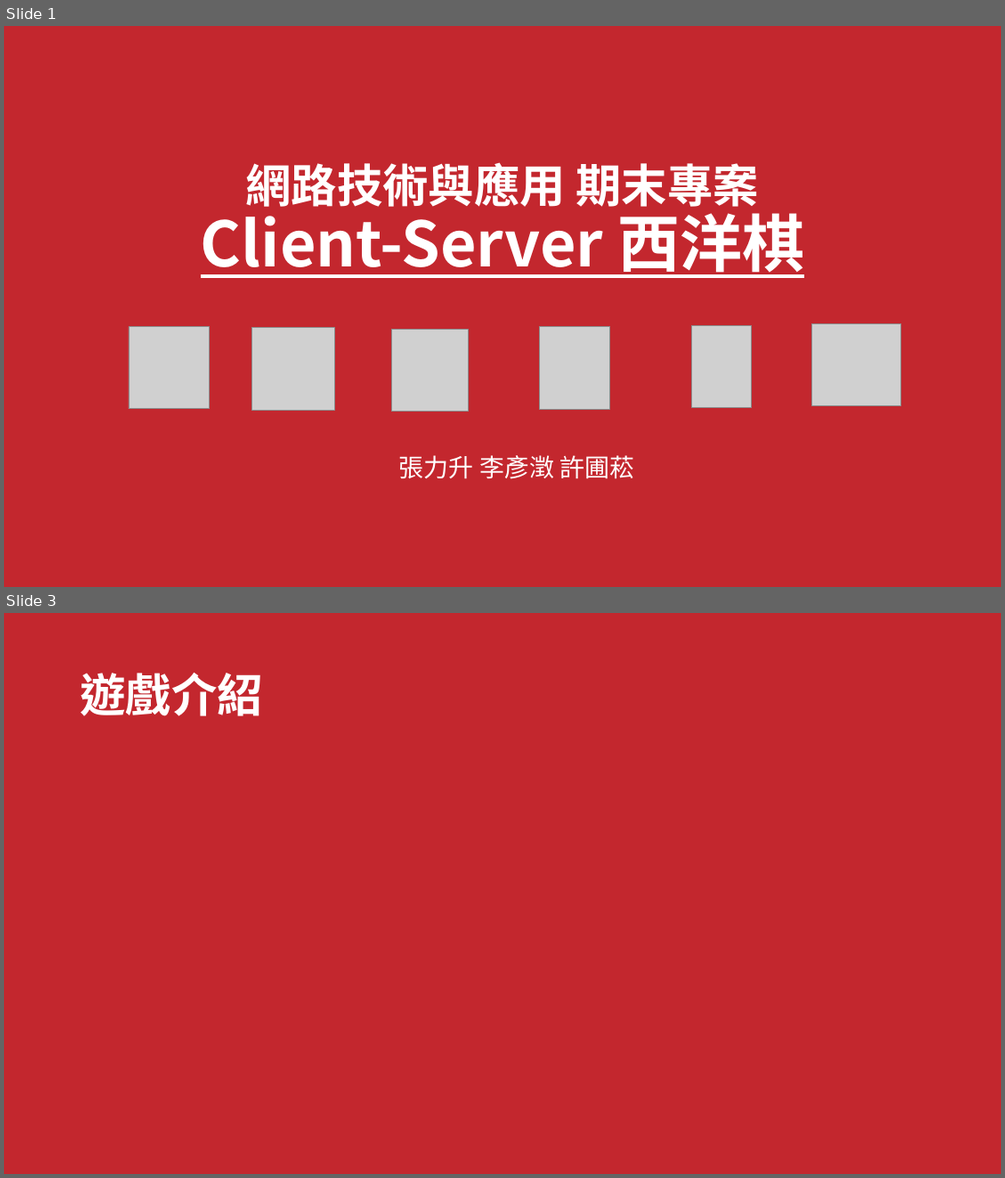
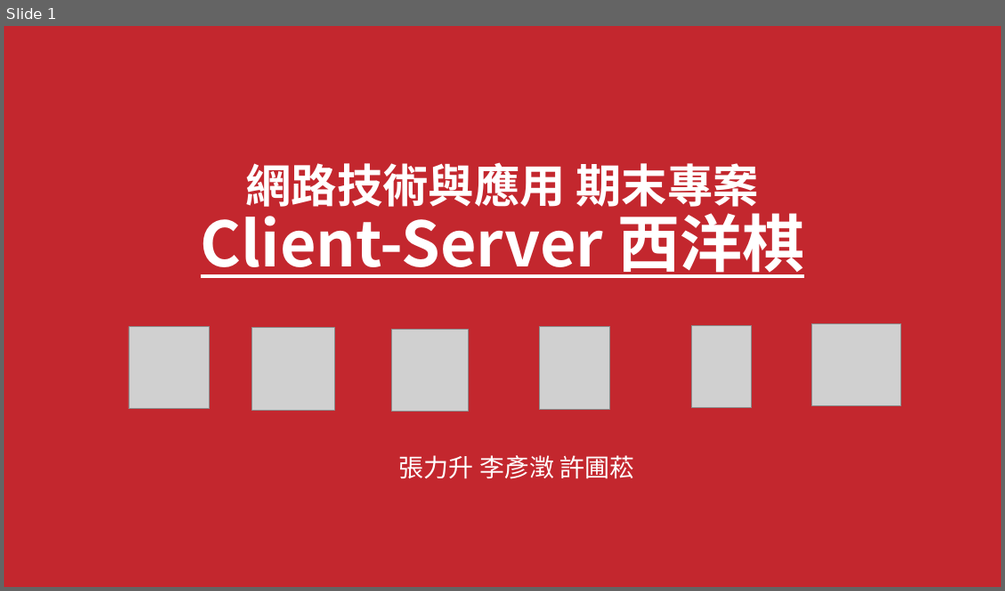
Before and after one commit to LiSeng0903/NWA-Chess, a slide deck: Presentation.pptx. Shown one above the other, each under a label of ours: slides 1 and 3 before the commit, slide 1 after it; the slides between them are not shown. The pictures are 1005x1178 and 1005x591 pixels, drawn with LibreOffice and Linux fonts; fonts in the diff are those of the drawing; grey boxes stand for pictures; background and template pictures are left out. Boxes give left, top, right and bottom in pixels: in the first picture for what was removed or moved away, otherwise in the second. Text is boxed around its words. In the diff, an @@ line names an element or a change of style, - is before the commit and + after.

```diff
--- a/Presentation.pptx
+++ b/Presentation.pptx
@@ slide 3 removed at (x1=4, y1=613, x2=1001, y2=1174), background #C3272E @@
@@ title removed at (x1=80, y1=673, x2=262, y2=716) @@
-遊戲介紹
```
Also in this commit, not shown: 4 slides changed, 2 other files.
